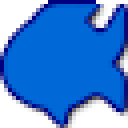
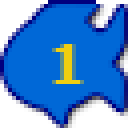
Before/after of a 128px x 128px layered artwork. What changed in the layer stack:
added group "New" with 2 layers above "old" over [52, 44, 84, 84]
added layer "1 copy" in group "New" over [52, 44, 84, 84]
moved "Layer 2" into group "New" over [52, 44, 84, 84]
